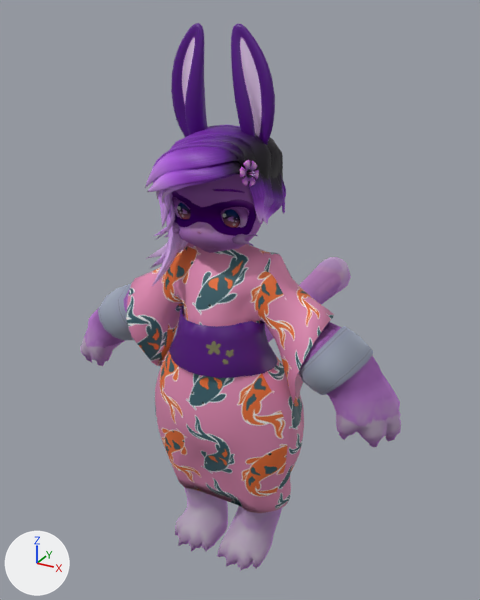
One commit to the Blender file Assets/Mokuri_Project/Lesser_Mokuri/Lesser_Mokuri/My Lil Mokuri (Blender).blend: the scene before it, then after it.
Rendered twice from a camera (50 mm lens) standing at (0.67, -1.168, 1.249) and looking at (-0.083, 0.2, 0.565). Lighting does not change. The marker at lower left points along +X, +Y and +Z.

The older version as bpy lines, for what is in view:
```python
ob_body = bpy.data.objects.new('Body', me_mesh_010)
ob_body.location = (0.0, 0.0, 0.0)
ob_ears = bpy.data.objects.new('Ears', me_sphere_002)
ob_ears.location = (0.05, -0.03, 0.941)
ob_ears.rotation_euler = (1.571, 0.0, 0.0)  # degrees (90, 0, 0)
ob_ears.scale = (0.0283, 0.0166, 0.0166)
ob_yukata = bpy.data.objects.new('Yukata', me_cube_001)
ob_yukata.location = (0.0, 0.042, 0.679)
ob_yukata.scale = (0.0076, 0.00175, 0.0144)
# also in view: 'Hair' at (-0.015, -0.013, 0.881)
```
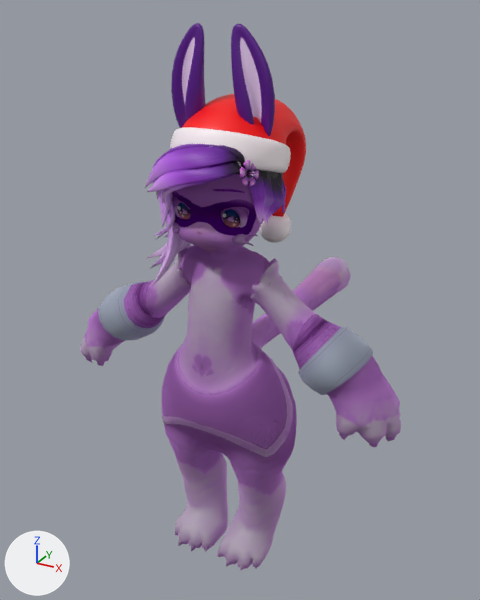
Commit message: SANTA HAT!

What changed in the scene script:
```text
Remove ob_yukata:
    ob_yukata = bpy.data.objects.new('Yukata', me_cube_001)
Add ob_santahat:
    ob_santahat = bpy.data.objects.new('SantaHat', me_cylinder)  # 682 vertices, 689 faces; spans x -0.227..0.227, y -0.225..0.562, z -0.278..0.321; in mat_santahat (picture img_santahatdiffuse); modifiers SUBSURF
    ob_santahat.location = (0.0, -0.006, 0.941)
    ob_santahat.rotation_euler = (-0.252, 0.0, 0.0)  # degrees (-14, 0, 0)
    ob_santahat.scale = (0.546, 0.546, 0.546)
```

Where the change shows, as pixel boxes (x1, y1, x2, y2) in the pictures (480 x 600 px):
'Yukata', deleted (pink): before (126, 243, 334, 513)
'SantaHat', added: after (170, 94, 306, 243)
